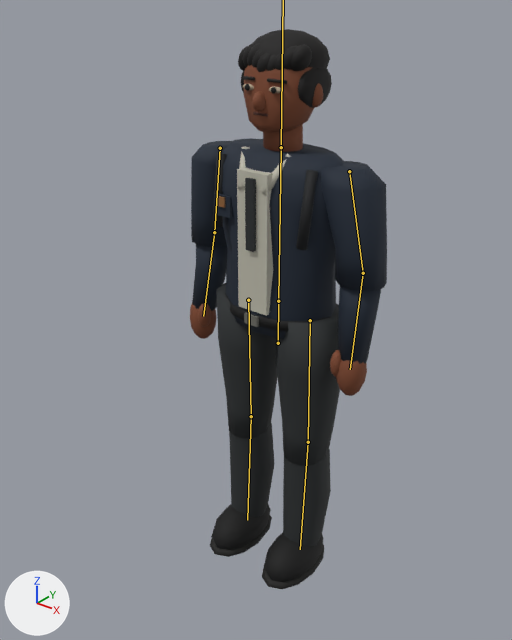
Two versions of the glTF model assets/models/characters/raka_character.glb, one commit apart.
Before and after are seen from a 50 mm lens placed at (1.144, -1.537, 1.825), pointed at (-0.011, -0.094, 0.93). Every picture has the same lights, and +X, +Y and +Z are marked at lower left. The older version comes first. The bones that bend it are drawn over the model as lines.

The first picture shows 'Seragam_dan_tubuh'.
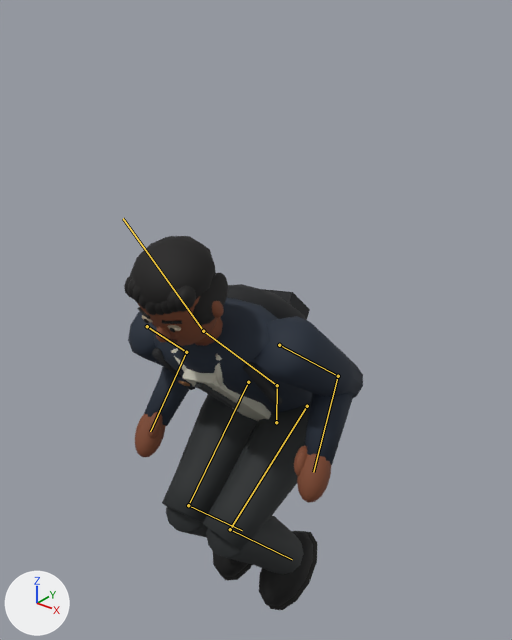
The newer file adds an action. The first version stands in its rest pose; the second is drawn at frame 19 of the action 'Fall'.

What the commit changed:
Bone 'Root' (bone_root) moves from (0.0, 0.0, 0.0) to (0.0, -0.29, 0.0).
Bone 'Chest' (bone_chest) turns from (0, 0, 0) to (46, 7, 8) degrees about its own x, y and z.
Bone 'Head' (bone_head) turns from (0, 0, 0) to (-11, -8, -3) degrees about its own x, y and z.
Bone 'ForearmL' (bone_forearml) turns from (0, 0, 0) to (-82, -4, -1) degrees about its own x, y and z.
Bone 'ForearmR' (bone_forearmr) turns from (0, 0, 0) to (-85, 5, 1) degrees about its own x, y and z.
Bone 'ThighL' (bone_thighl) turns from (0, 0, 0) to (-53, 5, 0) degrees about its own x, y and z.
Bone 'CalfL' (bone_calfl) turns from (0, 0, 0) to (98, 0, 0) degrees about its own x, y and z.
Bone 'ThighR' (bone_thighr) turns from (0, 0, 0) to (-53, -6, 0) degrees about its own x, y and z.
Bone 'CalfR' (bone_calfr) turns from (0, 0, 0) to (98, 0, 0) degrees about its own x, y and z.

Where the change shows, as pixel boxes (x1, y1, x2, y2) in the pictures (512 x 640 px):
'Seragam_dan_tubuh', posed (21% wider, 33% shorter)
    before: (190, 29, 387, 589)
    after: (124, 236, 363, 610)
bone 'Root', root to tip
    before: (278, 343) to (278, 301)
    after: (276, 422) to (277, 385)
bone 'Chest', root to tip
    before: (278, 301) to (281, 147)
    after: (277, 385) to (203, 331)
bone 'ForearmL', root to tip
    before: (363, 273) to (350, 369)
    after: (338, 376) to (313, 472)
bone 'ForearmR', root to tip
    before: (214, 232) to (203, 316)
    after: (186, 352) to (150, 431)
bone 'ThighL', root to tip
    before: (310, 320) to (308, 442)
    after: (307, 406) to (230, 529)
bone 'CalfL', root to tip
    before: (308, 442) to (300, 549)
    after: (230, 529) to (292, 559)
bone 'ThighR', root to tip
    before: (248, 300) to (251, 416)
    after: (248, 382) to (188, 505)
bone 'CalfR', root to tip
    before: (251, 416) to (247, 520)
    after: (188, 505) to (242, 530)
